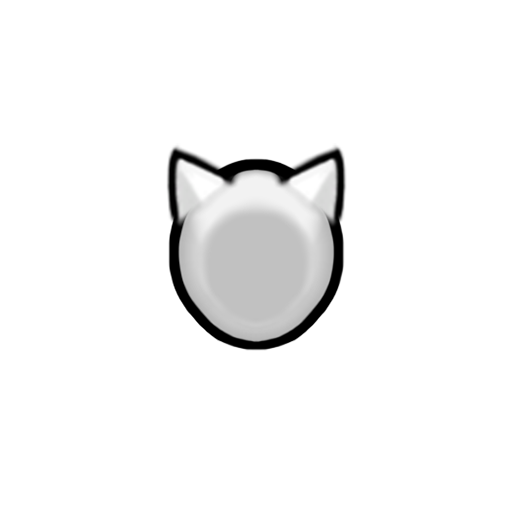
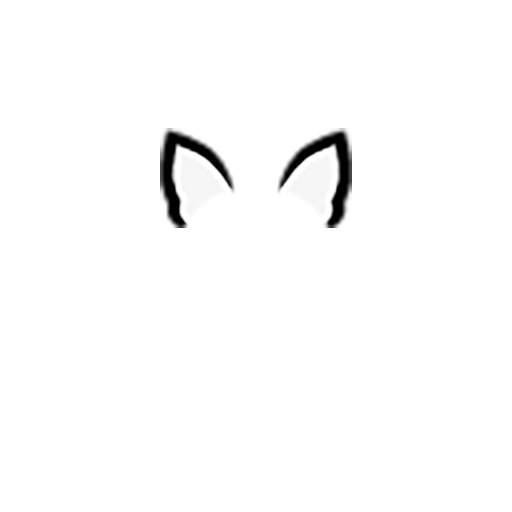
Comparing the layer stacks of the two 512×512 images. Changes:
showed "CatEars_north" over [160, 128, 352, 228]
hid "Ear_north" over [166, 143, 347, 228]
hid "Female_Average_Normal_north" (1st of 2, in "head") over [168, 158, 345, 351]